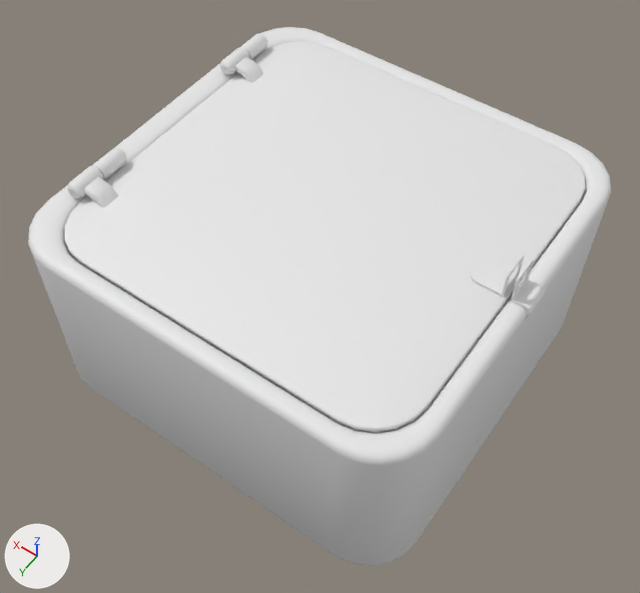
Renders of the FBX model Assets/Resources/Objects/Safe2/Safe2.fbx from each side of a commit.
Camera for both pictures: a 50 mm lens placed at (-7.25, -35.71, 15.02), pointed at (-6.06, -37.37, 12.41). The lights are fixed; the arrows at lower left show +X, +Y and +Z. Materials are left out; every surface is plain grey.

In view in the first picture: 'Circle.001', 'safe2'.
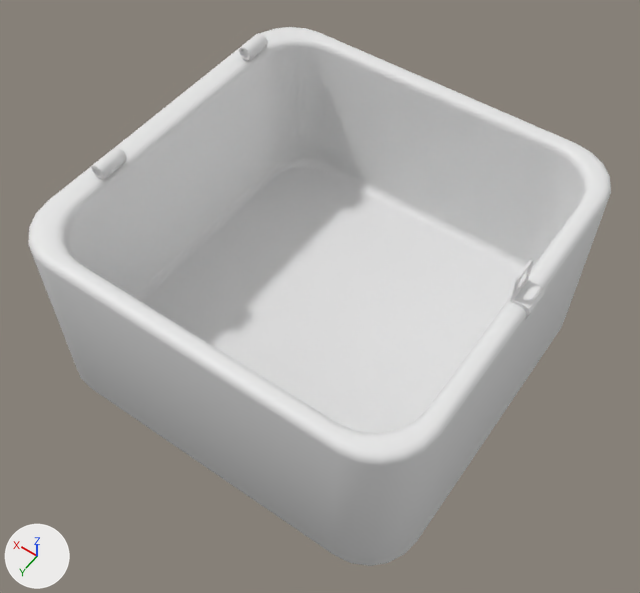
The newer file is also turned or shifted as a whole; pictures and numbers use the older file's frame.

What the commit changed:
Object 'Circle.001' (ob_circle_001) is deleted.

Where the change shows, as pixel boxes [x1, y1, x2, y2] in the pictures (640 x 593 px):
'Circle.001', deleted
    before: [64, 41, 585, 433]
'safe2', unchanged, uncovered by the edit
    both: [28, 27, 611, 566]
